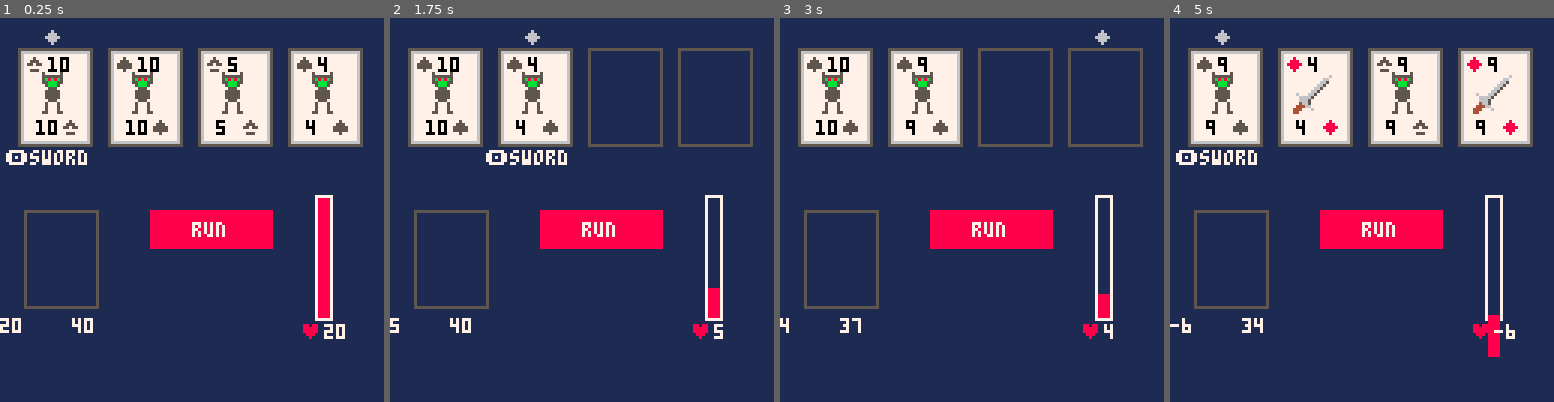
Above: before the commit, frames 1-4 (left to right).
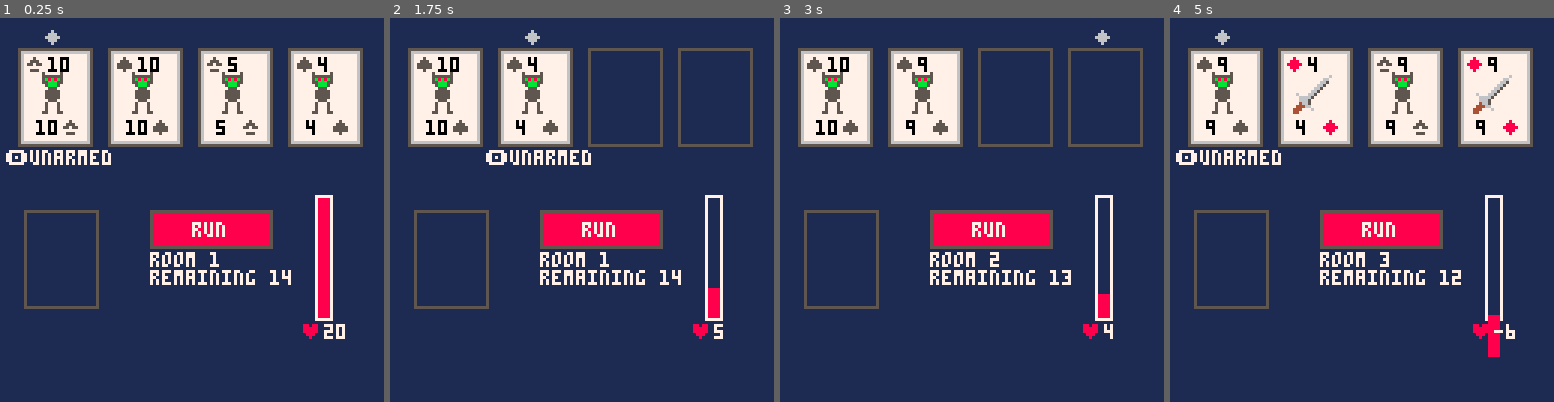
Above: after the commit, the same moments.

Repository: lukeshiner/scoundrel
Game: PICO-8 cartridge scoundrel.p8
Two runs of this game, one before a commit and one after it. Both use one fixed random seed, a clock stepped at 60 frames per second and the inputs below.
Inputs:
- Up to frame 1 (0.25 s): no input
- Up to frame 2 (1.75 s): tap X (X key) at 0.33, 1.07 s; tap O (Z key) at 0.7, 1.7 s; hold Right from 1.6 s (still down)
- Up to frame 3 (3 s): tap X (X key) at 1.85, 2.97 s; release Right at 2.1 s; tap O (Z key) at 2.1, 2.5, 2.9 s; hold Right from 2.47 s (still down)
- Up to frame 4 (5 s): release Right at 3.03 s; hold Left 3.08-3.58 s; tap O (Z key) every 0.4 s from 3.3 to 4.9 s; hold Right 4.02-4.68 s; tap X (X key) at 4.08 s

The runs differ from the first frame. In frame 1, 2.1% of the frame differs, in the area x 0-76%, y 34-83%; in frame 2, 2.0%; in frame 3, 1.8%; in frame 4, 2.1%.

Commit message:
Improve UI

Diff:
--- a/main.lua
+++ b/main.lua
@@ -25,7 +25,6 @@
 
 function _draw()
     cls(1)
-    print(current_health .. "    " .. #deck, 0, 100)
     draw_room()
 end
 
--- a/room.lua
+++ b/room.lua
@@ -5,7 +5,8 @@
     card_size = { x = 24, y = 32 },
     positions = {
         8, 40, 60, 90
-    }
+    },
+    room_number = 0
 }
 
 function refill_room()
@@ -16,6 +17,7 @@
             break
         end
     end
+    room.room_number += 1
 end
 
 function next_room()
@@ -34,6 +36,10 @@
     refill_room()
 end
 
+function rooms_remaining()
+    return ceil(#deck / 3)
+end
+
 function draw_room()
     for card_number = 1, 4 do
         draw_card_slot(card_number)
@@ -41,6 +47,7 @@
     draw_weapon_slot()
     draw_run()
     draw_health()
+    draw_stats()
 end
 
 function draw_card_slot(card_number)
@@ -103,6 +110,7 @@
         colour = 5
     end
     rectfill(x, y, x2, y2, colour)
+    rect(x, y, x2, y2, 5)
     print("run", x + 14, y + 4, 7)
     if current_selection() == "run" then
         print("◆", x + 16, y - 6, 6)
@@ -118,9 +126,9 @@
         instruction = "🅾️equip"
         x = x - 4
     elseif card.type == enemy then
-        instruction = "🅾️sword"
+        instruction = "🅾️unarmed"
         if can_use_weapon(card) then
-            instruction = instruction .. "\n❎unarmed"
+            instruction = "🅾️sword\n❎unarmed"
         end
         x = x - 6
     end
@@ -135,3 +143,8 @@
     print("♥", x - 10, y + 2, 8)
     print(current_health, x - 2, y + 2, 7)
 end
+
+function draw_stats()
+    print("room " .. room.room_number, 50, 78, 7)
+    print("remaining " .. rooms_remaining())
+end
